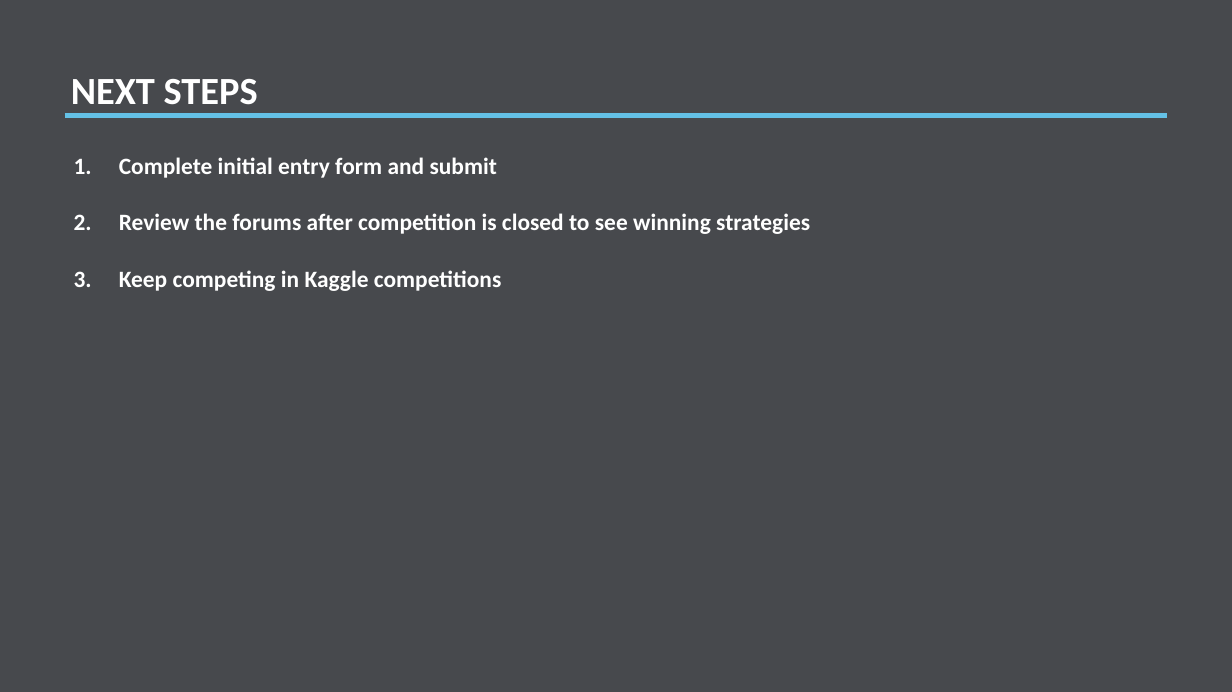
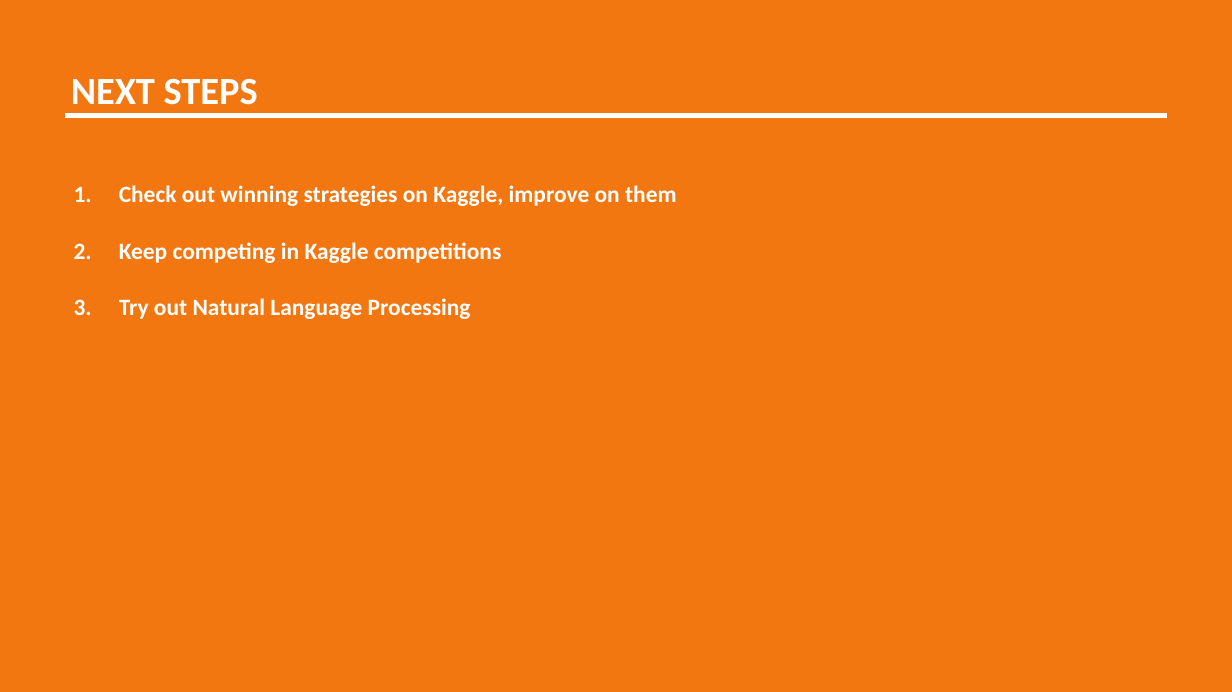
Before and after one commit to misrab/homework, a slide deck: slide 8 of BrandonWong/Project/Presentation.pptx. Drawn at 1232x692 pixels with LibreOffice and Linux fonts; fonts in the diff are those of the drawing. Boxes give left, top, right and bottom in pixels: in the first picture for what was removed or moved away, otherwise in the second. Text is boxed around its words. In the diff, an @@ line names an element or a change of style, - is before the commit and + after.

```diff
--- a/BrandonWong/Project/Presentation.pptx
+++ b/BrandonWong/Project/Presentation.pptx
@@ rectangle at (0, 0, 1232, 692): fill #47494D to #F37711 @@
@@ line (65, 116) - (1167, 116): stroke #64C1E6 3 pt to #FFFFFF 3 pt @@
@@ text at (119, 185, 677, 206): text changed @@
-1. Complete initial entry form and submit
-2. Review the forums after competition is closed to see winning strategies
+1. Check out winning strategies on Kaggle, improve on them
@@ text at (119, 298, 471, 319): paragraph added @@
+3. Try out Natural Language Processing
```
Also in this commit, not shown: 8 other slides changed, 1 other file.
